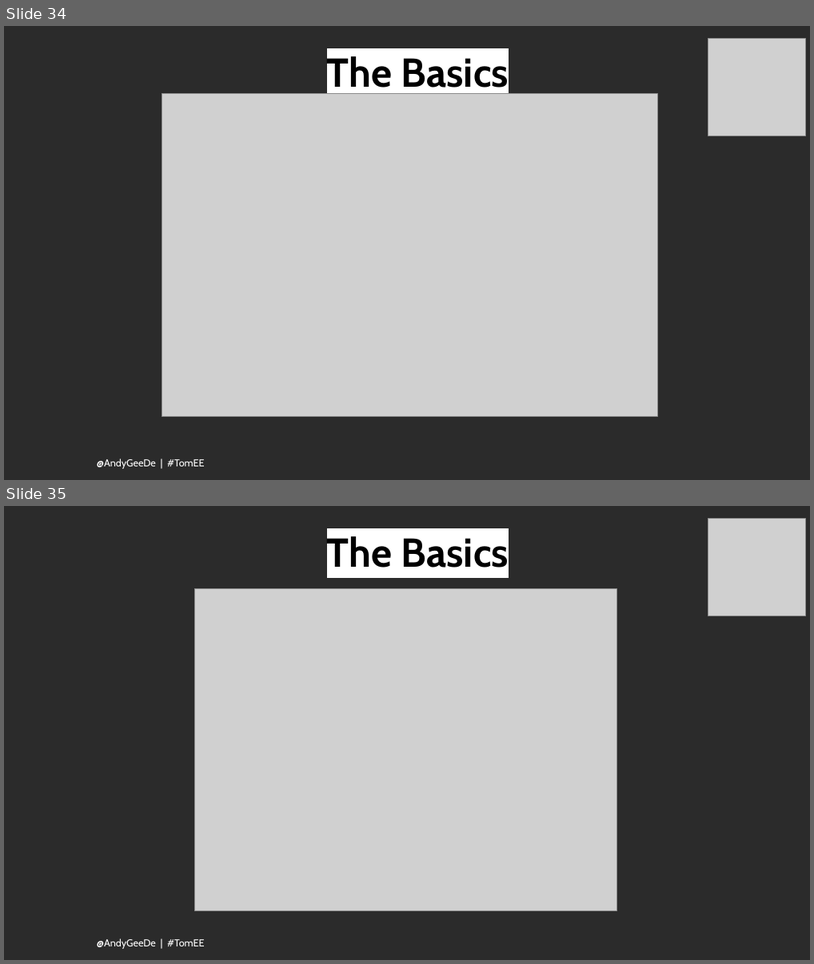
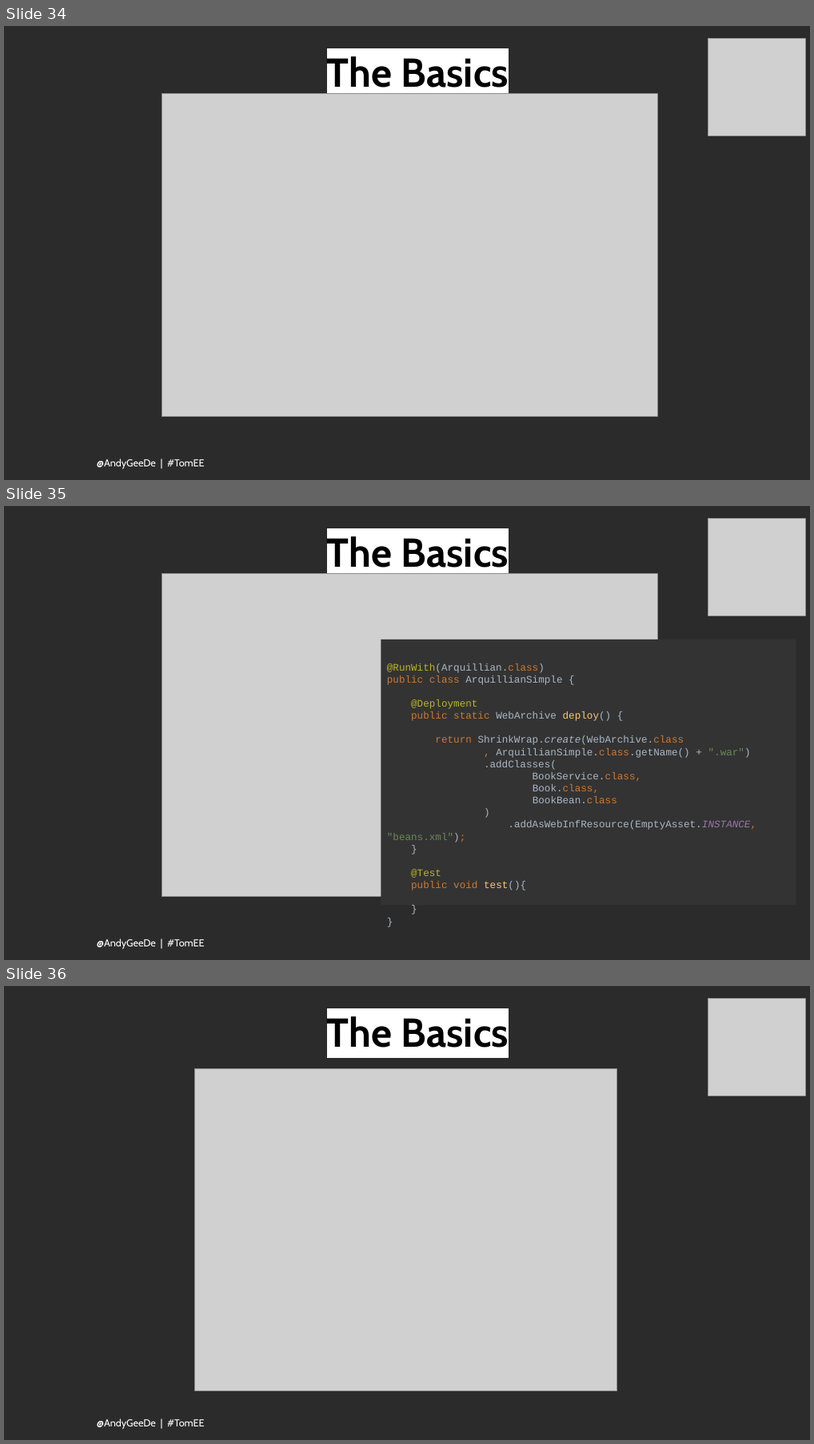
Before and after one commit to AndyGee/arquillian-demo, a slide deck: Apache_TomEE_Arquillian.odp. Shown one above the other, each under a label of ours: slides 34 and 35 before the commit, slides 34, 35 and 36 after it. The pictures are 814x964 and 814x1444 pixels, drawn with LibreOffice and Linux fonts; fonts in the diff are those of the drawing; grey boxes stand for pictures; background and template pictures are left out; a plain dark background stands for a picture behind light text. Boxes give left, top, right and bottom in pixels: in the first picture for what was removed or moved away, otherwise in the second. Text is boxed around its words. In the diff, an @@ line names an element or a change of style, - is before the commit and + after.

```diff
--- a/Apache_TomEE_Arquillian.odp
+++ b/Apache_TomEE_Arquillian.odp
@@ slide 35 added at <box>4,506,810,960</box>, background picture (left out) @@
@@ picture added at <box>709,519,806,616</box> @@
@@ title added at <box>327,536,509,576</box>, 48 pt, text #000000, bold @@
+The Basics
@@ picture added at <box>162,574,658,897</box> @@
@@ rectangle added at <box>381,640,797,905</box>, fill #333333, 12 pt, text #A9B7C6 @@
+@RunWith(Arquillian.class)
+public class ArquillianSimple {
+@Deployment
+public static WebArchive deploy() {
+return ShrinkWrap.create(WebArchive.class
+, ArquillianSimple.class.getName() + ".war")
+.addClasses(
+BookService.class,
+Book.class,
+BookBean.class
+)
+.addAsWebInfResource(EmptyAsset.INSTANCE, "beans.xml");
+}
+@Test
+public void test(){
+}
+}
@@ text added at <box>97,939,204,949</box>, 12 pt, text #FFFFFF @@
+@AndyGeeDe | #TomEE
@@ what was slide 35 is now slide 36 @@
```
Also in this commit, not shown: 1 other slide added, 9 other files.
